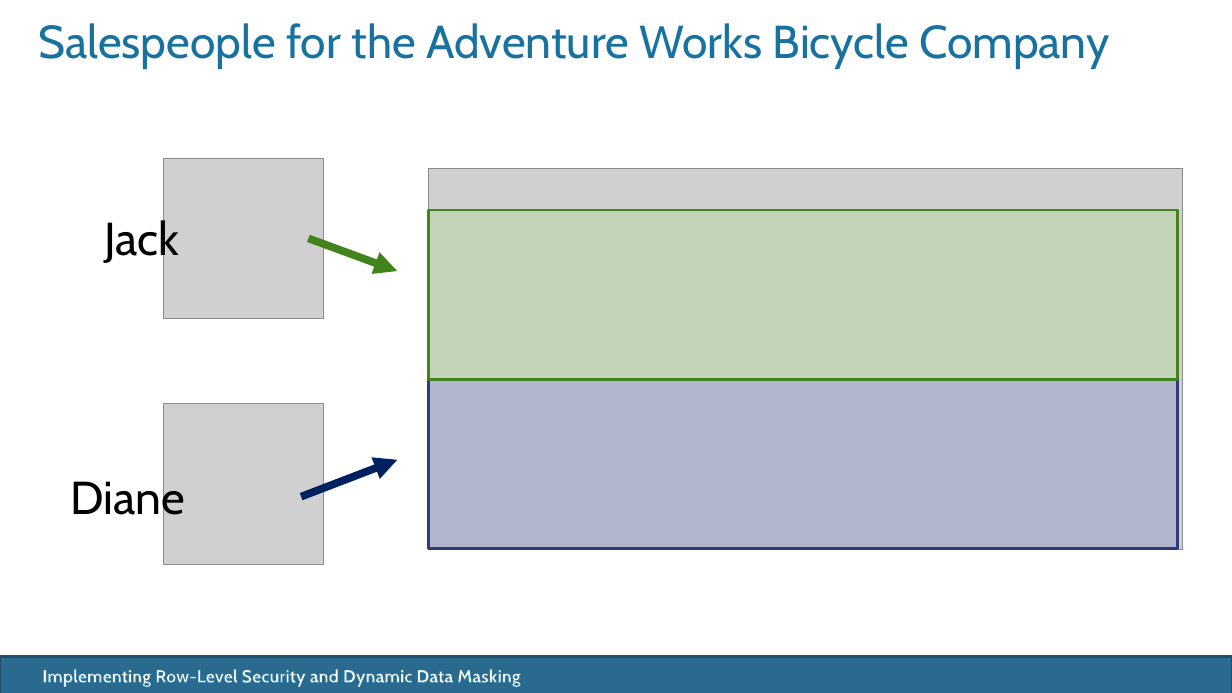
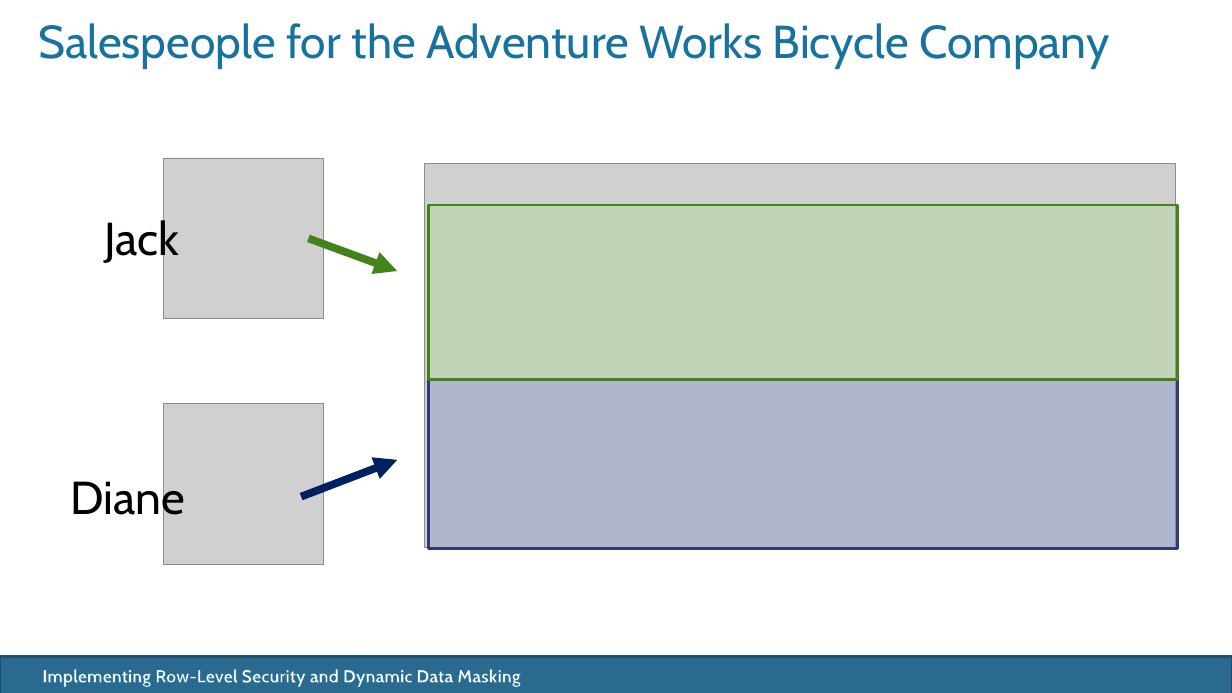
Before and after one commit to XiongYTest/SQL_Security, a slide deck: slide 10 of Security_Essentials/JD_RLS_DDM.pptx. Drawn at 1232x693 pixels with LibreOffice and Linux fonts; fonts in the diff are those of the drawing; grey boxes stand for pictures; background and template pictures are left out. Boxes give left, top, right and bottom in pixels: in the first picture for what was removed or moved away, otherwise in the second. Text is boxed around its words. In the diff, an @@ line names an element or a change of style, - is before the commit and + after.

```diff
--- a/Security_Essentials/JD_RLS_DDM.pptx
+++ b/Security_Essentials/JD_RLS_DDM.pptx
@@ picture: place and size @@
-picture at [429,169,1183,550]
+picture at [424,164,1176,548]
@@ rectangle: place and size @@
-rectangle at [429,210,1177,379]
+rectangle at [429,205,1177,380]
```
Also in this commit, not shown: 4 other slides changed, 1 slide added, 1 slide removed, 2 other files.
